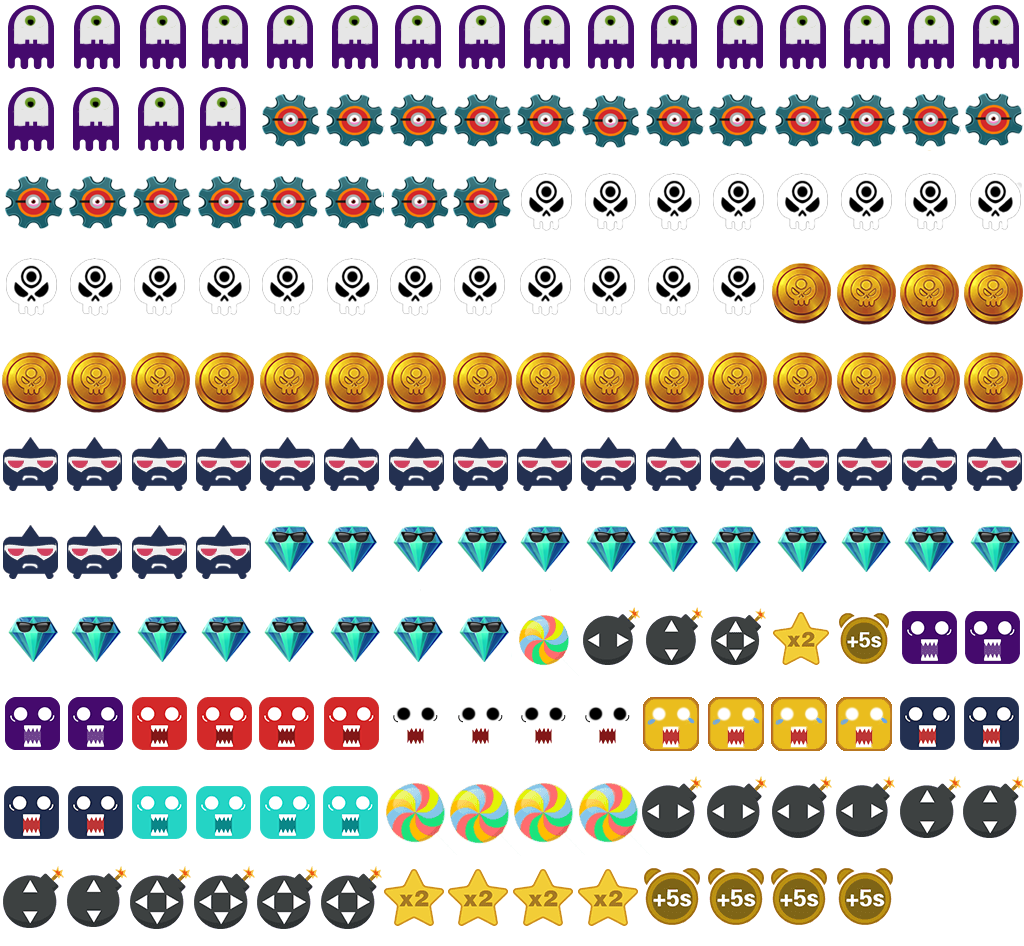
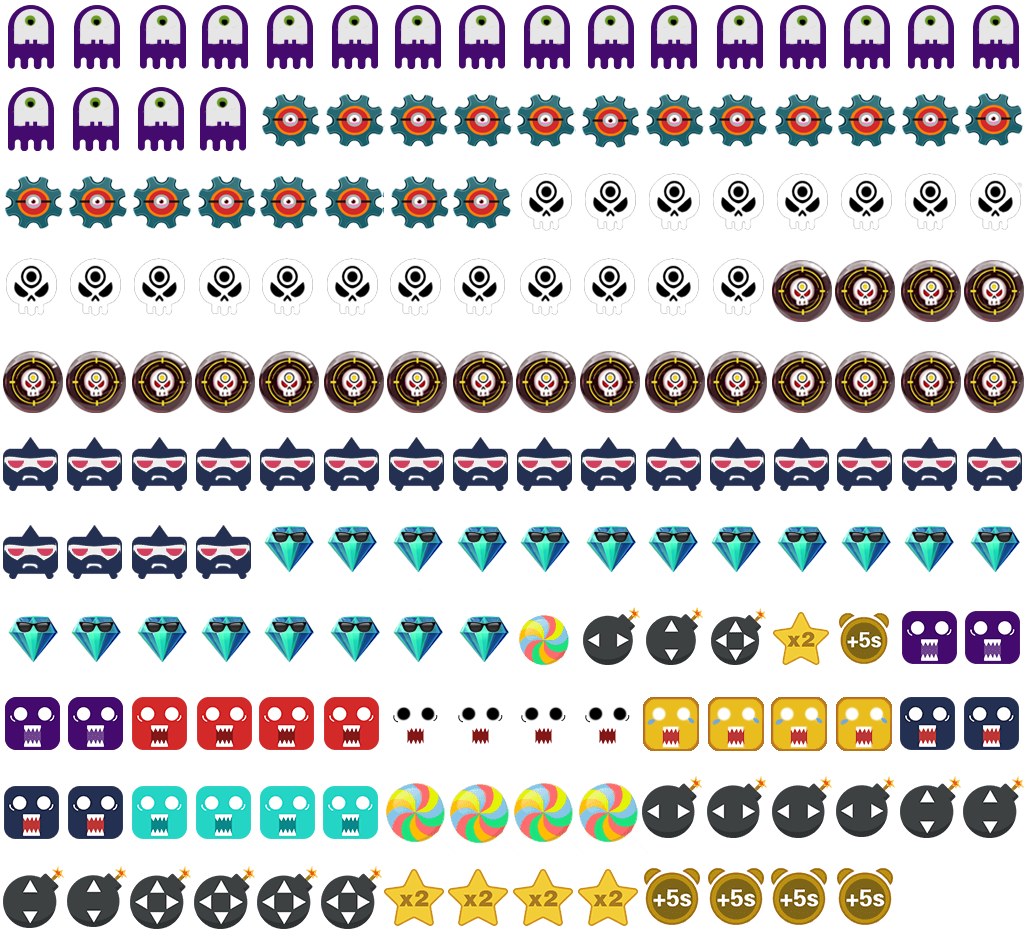
The second 1024px x 946px image is a revision of the first. Changes to its layers:
added layer "图层 0 副本 8" in group "金币" over [707, 351, 767, 413]
added layer "图层 0 副本 7" in group "金币" over [645, 351, 705, 413]
added layer "图层 0 副本 9" in group "金币" over [3, 351, 319, 413]
added layer "图层 0 副本 11" in group "金币" over [772, 260, 1024, 322]
added layer "图层 0 副本 10" in group "金币" over [772, 351, 1024, 413]
added layer "图层 0 副本 6" in group "金币" over [324, 351, 640, 413]
hid "WechatIMG18 副本 16" over [2, 263, 1023, 413]
